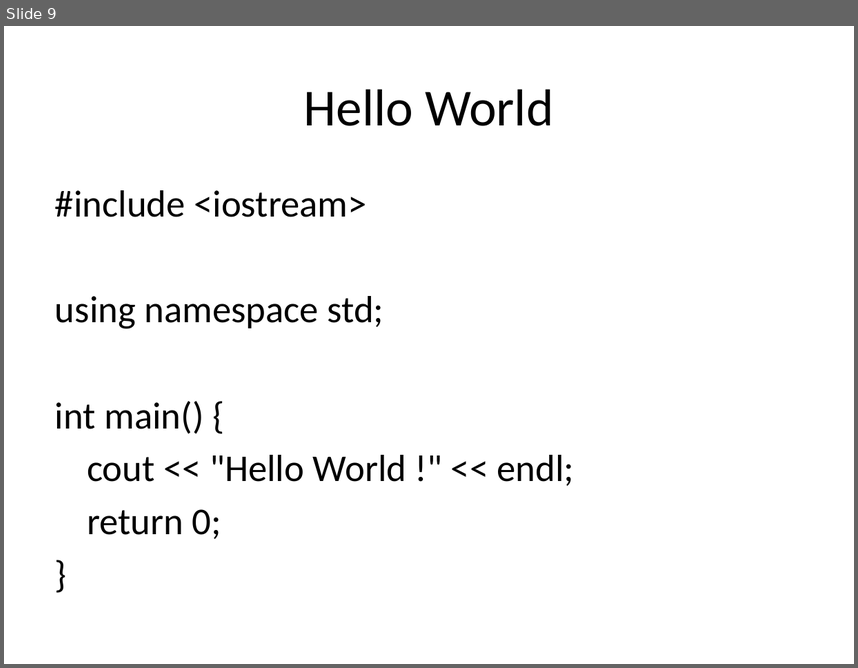
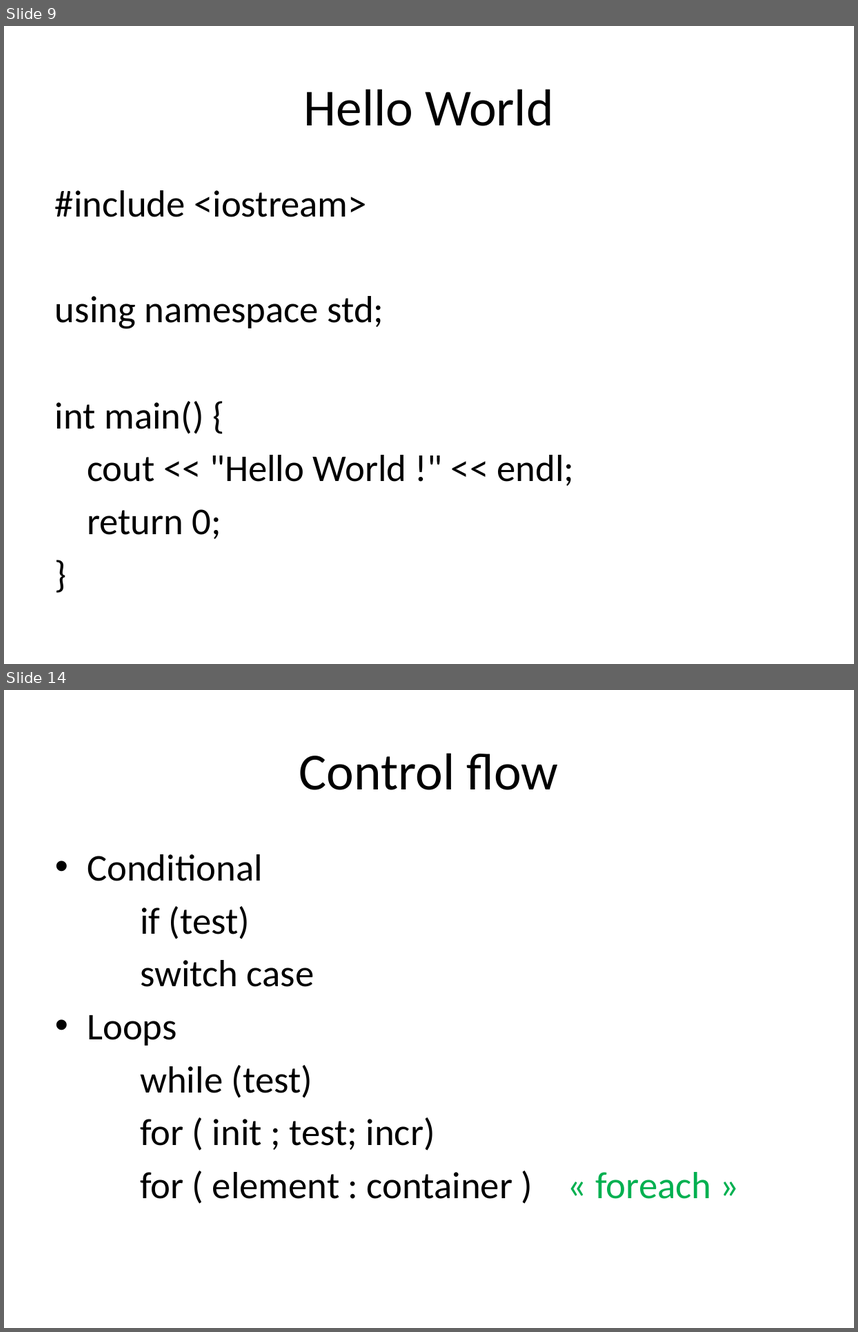
Before and after one commit to matthcol/CPP2019_07, a slide deck: CPP.pptx. Shown one above the other, each under a label of ours: slide 9 before the commit, slides 9 and 14 after it; the slides between them are not shown. The pictures are 858x668 and 858x1332 pixels, drawn with LibreOffice and Linux fonts; fonts in the diff are those of the drawing. Boxes give left, top, right and bottom in pixels: in the first picture for what was removed or moved away, otherwise in the second. Text is boxed around its words. In the diff, an @@ line names an element or a change of style, - is before the commit and + after.

```diff
--- a/CPP.pptx
+++ b/CPP.pptx
@@ slide 14 added at (4, 690, 854, 1328), background #FFFFFF @@
@@ title added at (299, 753, 559, 790), 44 pt, text #000000 @@
+Control flow
@@ text added at (87, 854, 711, 1199), 32 pt, text #000000 @@
+• Conditional
+if (test)
+switch case
+• Loops
+while (test)
+for ( init ; test; incr)
+for ( element : container ) « foreach »
```
Also in this commit, not shown: 1 slide changed, 11 other slides added.
